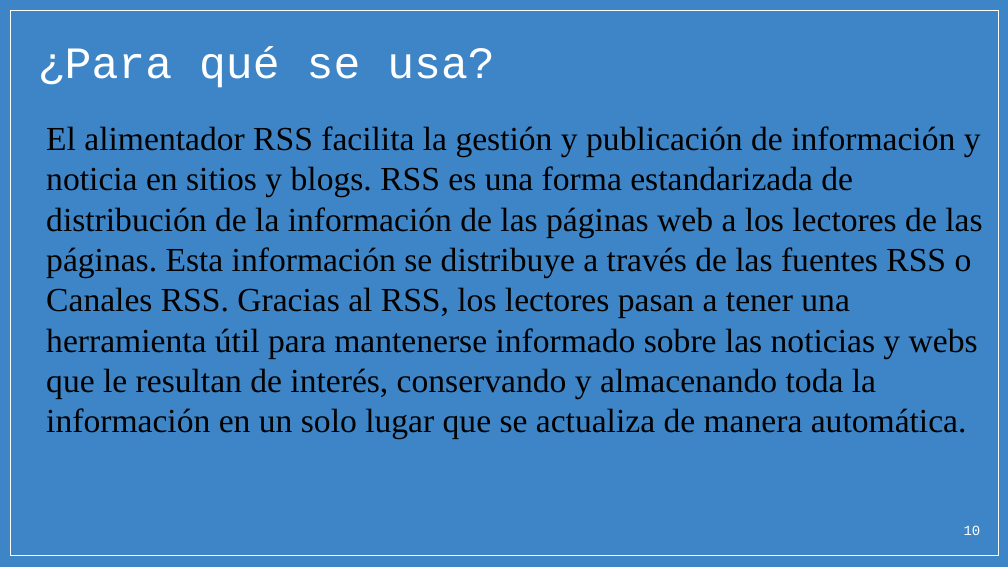
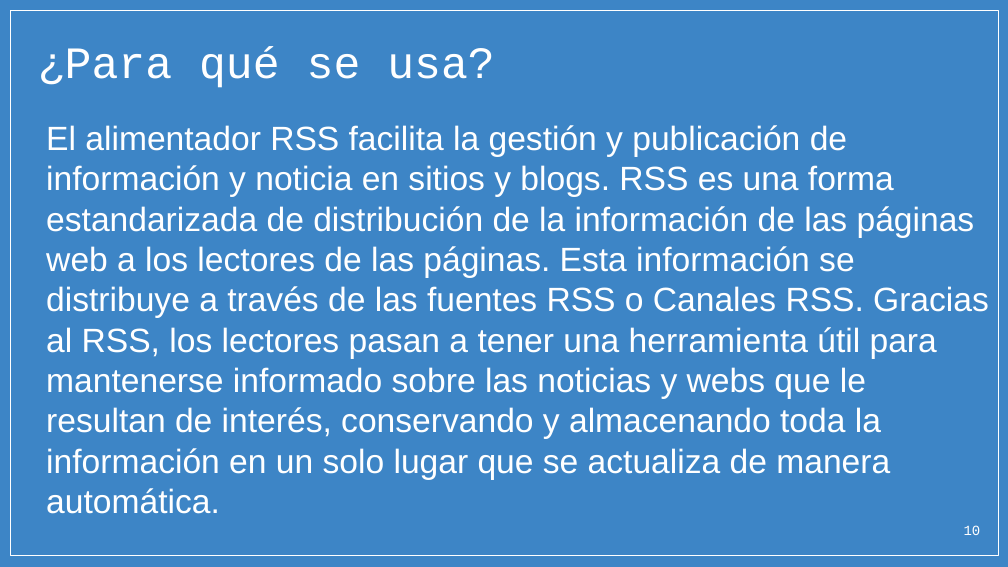
Before and after one commit to micarsan/DAW1-CSS_Avanzado, a slide deck: slide 10 of xml/PARTE 1 - STORY 01 Y 02 - XML y RSS.pptx. Drawn at 1008x567 pixels with LibreOffice and Linux fonts; fonts in the diff are those of the drawing; background and template pictures are left out. Boxes give left, top, right and bottom in pixels: in the first picture for what was removed or moved away, otherwise in the second. Text is boxed around its words. In the diff, an @@ line names an element or a change of style, - is before the commit and + after.

```diff
--- a/xml/PARTE 1 - STORY 01 Y 02 - XML y RSS.pptx
+++ b/xml/PARTE 1 - STORY 01 Y 02 - XML y RSS.pptx
@@ text "El alimentador RSS facilita la ..." at <box>46,125,989,514</box>: font Times New Roman to Arial, text colour #000000 to #FFFFFF @@
```
Also in this commit, not shown: 7 other slides changed.
